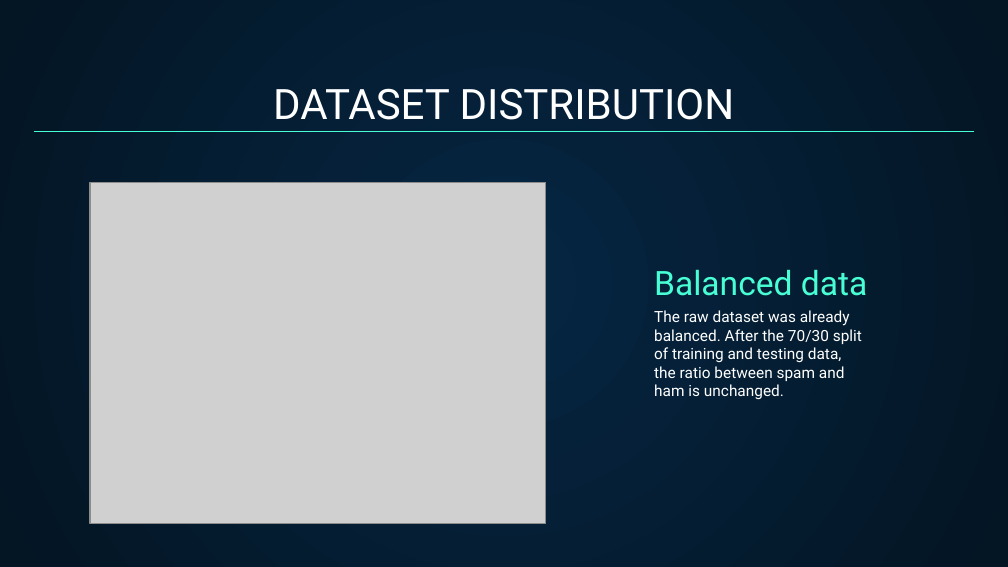
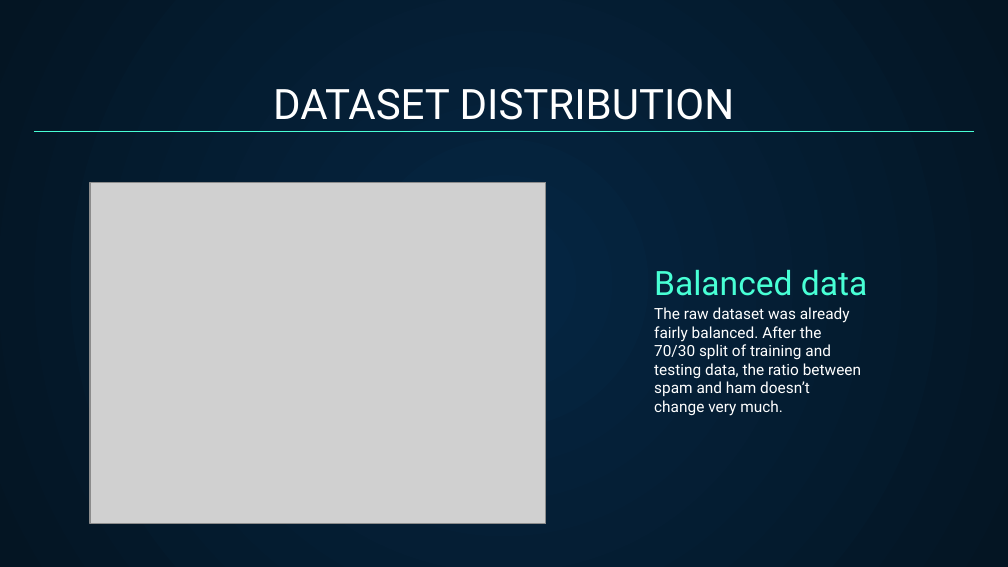
Before and after one commit to TheAsel/YouTube-Spam-Detection, a slide deck: slide 7 of Presentation.pptx. Drawn at 1008x567 pixels with LibreOffice and Linux fonts; fonts in the diff are those of the drawing; grey boxes stand for pictures. Boxes give left, top, right and bottom in pixels: in the first picture for what was removed or moved away, otherwise in the second. Text is boxed around its words. In the diff, an @@ line names an element or a change of style, - is before the commit and + after.

```diff
--- a/Presentation.pptx
+++ b/Presentation.pptx
@@ title at box(654, 307, 861, 416): text changed @@
-The raw dataset was already balanced. After the 70/30 split of training and testing data, the ratio between spam and ham is unchanged.
+The raw dataset was already fairly balanced. After the 70/30 split of training and testing data, the ratio between spam and ham doesn’t change very much.
```
Also in this commit, not shown: 1 other slide changed, 2 other files.
